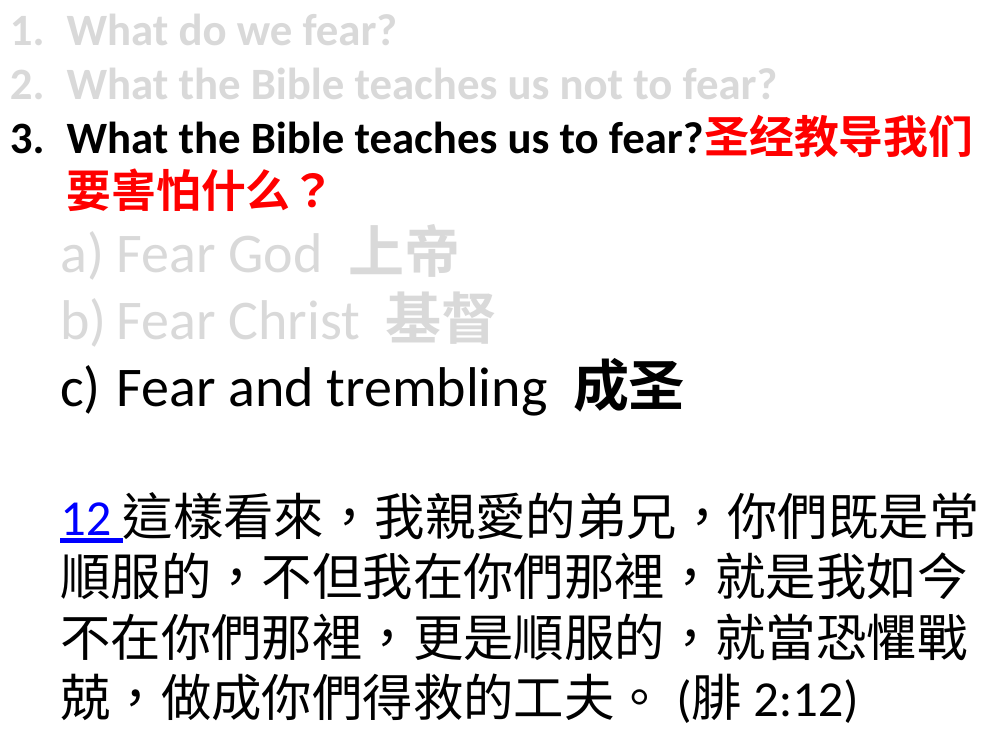
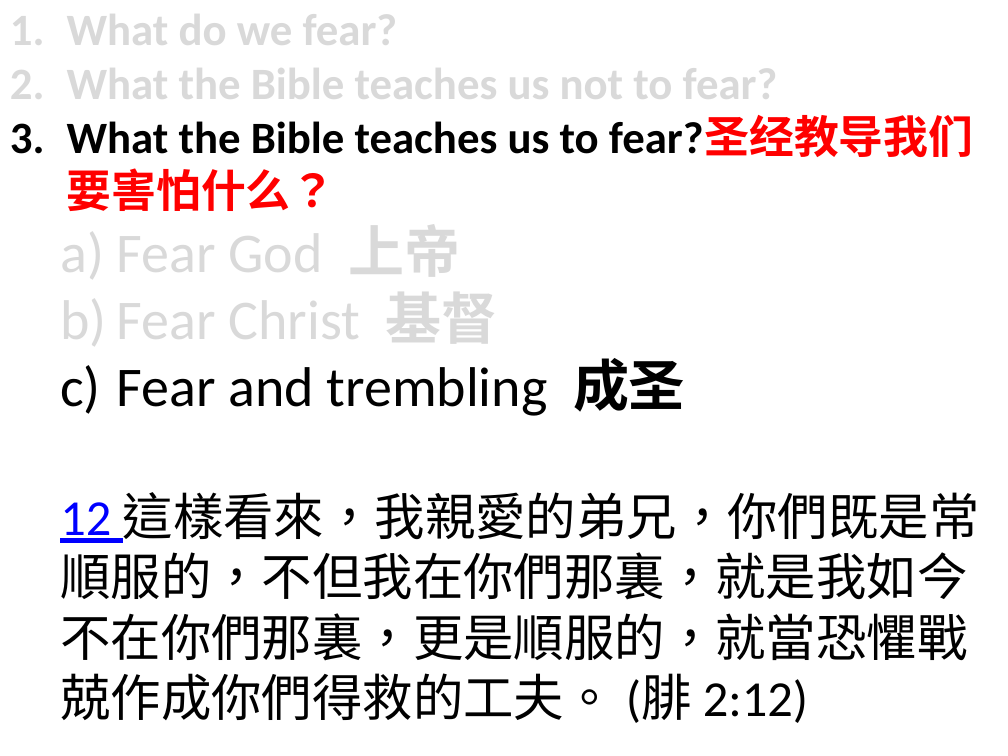
Before and after one commit to sauchilee/sauchilee.github.io, a slide deck: slide 11 of preaching/敬畏神.pptx. Drawn at 1008x756 pixels with LibreOffice and Linux fonts; fonts in the diff are those of the drawing. Boxes give left, top, right and bottom in pixels: in the first picture for what was removed or moved away, otherwise in the second. Text is boxed around its words. In the diff, an @@ line names an element or a change of style, - is before the commit and + after.

```diff
--- a/preaching/敬畏神.pptx
+++ b/preaching/敬畏神.pptx
@@ text at (60, 492, 980, 723): text changed @@
-  12 這樣看來，我親愛的弟兄，你們既是常順服的，不但我在你們那裡，就是我如今不在你們那裡，更是順服的，就當恐懼戰兢，做成你們得救的工夫。 (腓 2:12)
+  12 這樣看來，我親愛的弟兄，你們既是常順服的，不但我在你們那裏，就是我如今不在你們那裏，更是順服的，就當恐懼戰兢作成你們得救的工夫。 (腓 2:12)
```
Also in this commit, not shown: 10 other slides changed, 15 other files.
